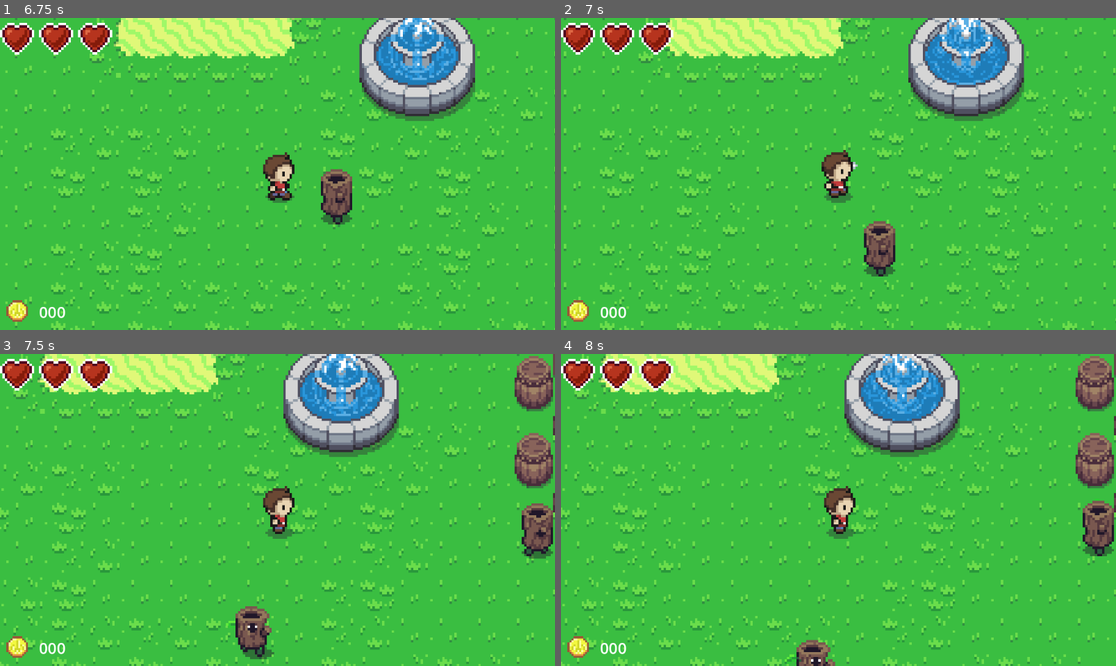
Above: before the commit, frames 1-4 (two rows, left to right).
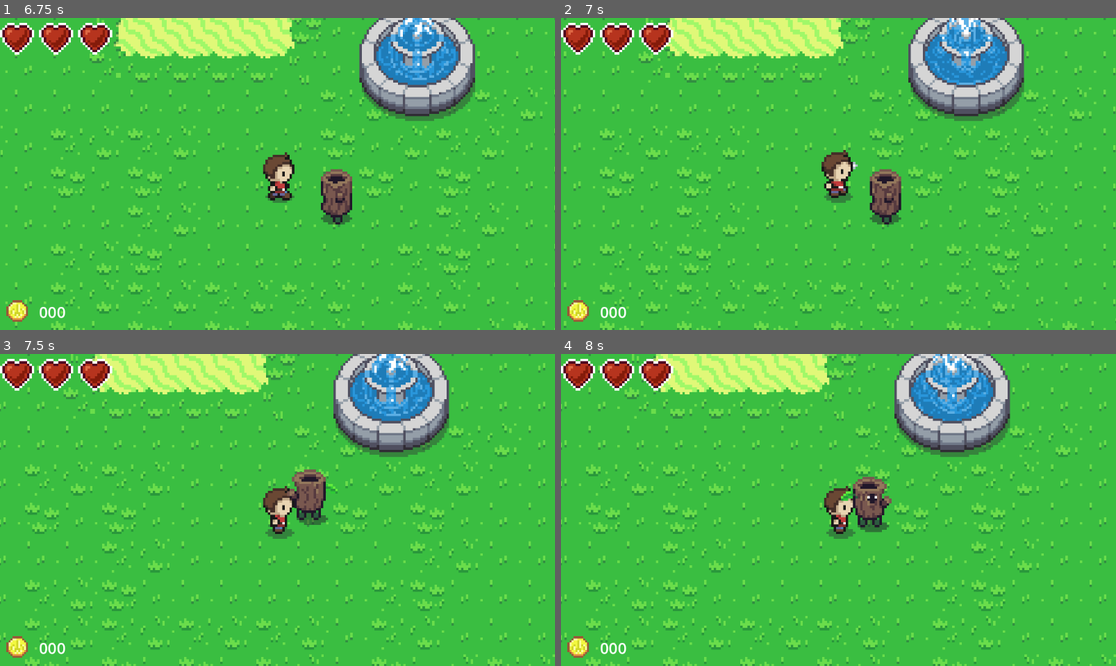
Above: after the commit, the same moments.

Repository: danielathome19/Game-Design-I
Game: Godot game, scene res://td_world_1.tscn
Two runs of this game, one before a commit and one after it. Both use one fixed random seed, a clock stepped at 60 frames per second and the inputs below. The project has no main scene, so this scene is started directly.
Inputs (mouse positions are in pixels of both pictures, inside the frame that each line leads up to):
- Up to frame 1 (6.75 s): tap Enter (ui_accept) at 0.5, 0.77, 3.77 s; move the mouse to (249, 236) at 0.52 s; hold Right (ui_right) 0.53-1.25 s; click (249, 236) at 0.67 s; drag from (444, 220) to (172, 233) at 1.27 s; move the mouse to (111, 127) at 2.02 s; hold Left (ui_left) 2.03-2.75 s; drag from (305, 174) to (344, 264) at 2.77 s; move the mouse to (194, 96) at 3.52 s; hold Left (ui_left) 3.53-4.25 s; drag from (399, 158) to (188, 92) at 4.27 s; move the mouse to (166, 189) at 5.02 s; hold Right (ui_right) 5.03-5.75 s; click (166, 189) at 5.17 s; drag from (333, 105) to (310, 189) at 5.77 s; move the mouse to (249, 236) at 6.52 s; hold Right (ui_right) from 6.53 s (still down)
- Up to frame 2 (7 s): keep holding Right (ui_right); tap Enter (ui_accept) at 6.77 s
- Up to frame 3 (7.5 s): release Right (ui_right) at 7.25 s; drag from (444, 556) to (538, 522) at 7.27 s
- Up to frame 4 (8 s): no input

Frame 1 is identical in both runs. In frame 2, 1.8% of the frame differs, in the area x 54-62%, y 48-83%; in frame 3, 29%, in the area x 0-100%, y 0-100%; in frame 4, 29%.

Commit message:
Update 4/3

Diff:
--- a/td_enemy.gd
+++ b/td_enemy.gd
@@ -53,11 +53,36 @@
 @onready var anim_player = $AnimatedSprite2D
 
 func turn_toward_player_location(location: Vector2):
-	# TODO:
-	pass
+	# Set the state to move toward the player
+	var dir_to_player = (location - self.global_position).normalized()
+	velocity = dir_to_player * (SPEED * 2)
+	# Determine the closest cardinal direction for animation
+	var closest_angle = INF
+	var closest_state = STATES.IDLE
+	for i in range(1, 5):
+		var state_dir = state_directions[i]
+		var angle_dif = abs(state_dir.angle_to(dir_to_player))
+		if angle_dif < closest_angle:
+			closest_angle = angle_dif
+			closest_state = STATES.values()[i]
+	AI_STATE = closest_state
 
 func take_damage(dmg, attacker=null):
-	# TODO:
+	if damage_lock == 0.0:
+		AI_STATE = STATES.DAMAGED
+		HEALTH -= dmg
+		damage_lock = 0.2
+		animation_lock = 0.2
+		# TODO: damage shader
+		if HEALTH <= 0:
+			# TODO: drop item
+			# TODO: play death sound
+			queue_free()
+		else:
+			if attacker != null:
+				var loc = attacker.global_position
+				await recovered
+				turn_toward_player_location(loc)
 	pass
 
 func _physics_process(delta):
@@ -71,7 +96,10 @@
 		raycastR.target_position = \
 			raydir.rotated(deg_to_rad(45)).normalized() * vision_distance
 	if animation_lock == 0.0:
-		# TODO: recover from damage
+		if AI_STATE == STATES.DAMAGED:
+			# TODO: reset shader
+			AI_STATE = STATES.IDLE
+			recovered.emit()
 		# TODO: damage player
 
 		ai_timer = clamp(ai_timer - delta, 0.0, ai_timer_max)
